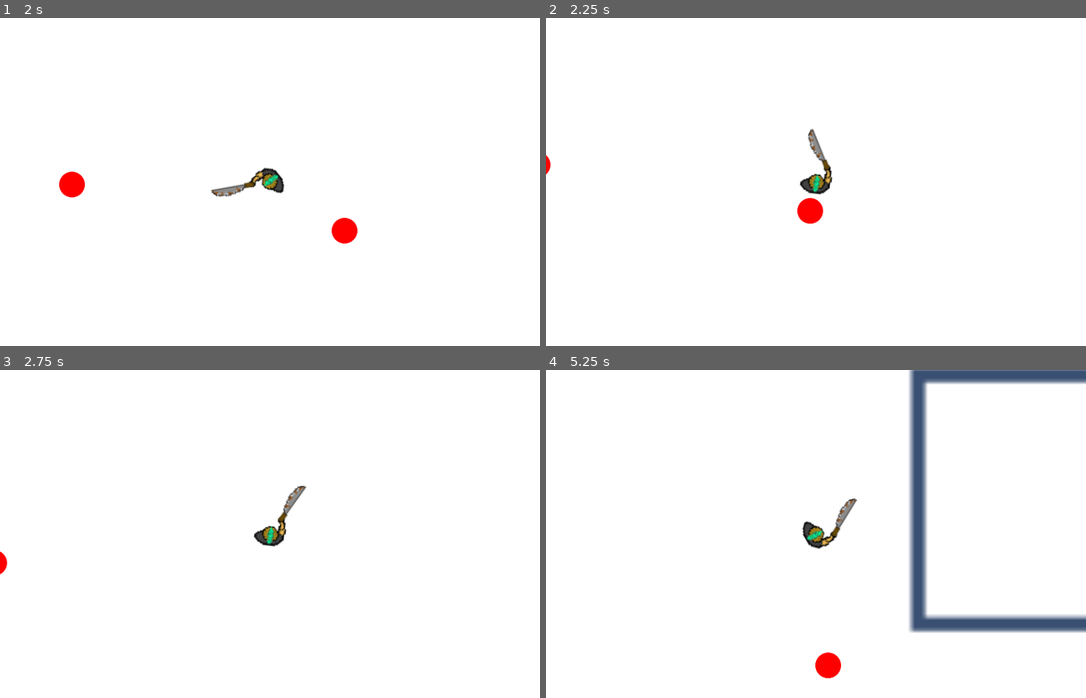
Above: before the commit, frames 1-4 (two rows, left to right).
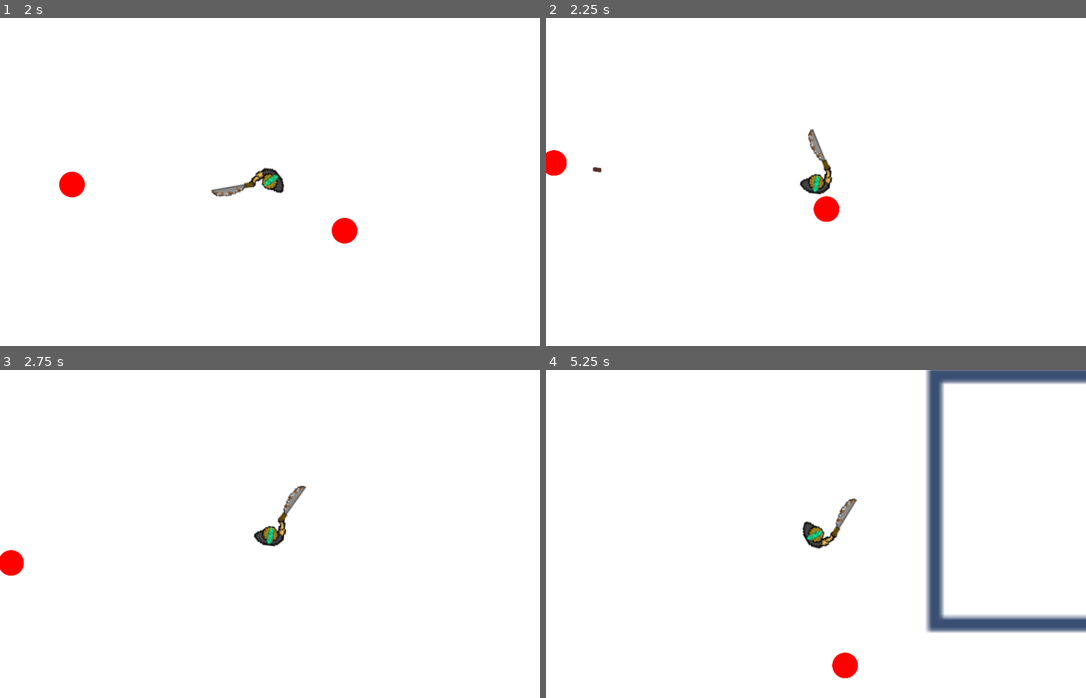
Above: after the commit, the same moments.

Repository: Phantonia/gamejam-2022
Game: Godot game, scene res://game.tscn
Same seed, same stepped clock (60 frames per second), same inputs: the game is played once before the commit and once after it.
Inputs (mouse positions are in pixels of both pictures, inside the frame that each line leads up to):
- Up to frame 1 (2 s): tap Enter at 0.5 s; move the mouse to (388, 165) at 0.52 s; hold D 0.53-1.28 s; click (388, 165) at 0.67 s; move the mouse to (162, 198) at 1.27 s; hold S from 1.28 s (still down); click (162, 198) at 1.42 s
- Up to frame 2 (2.25 s): move the mouse to (870, 109) at 2.02 s; release S at 2.03 s; hold D from 2.03 s (still down); click (870, 109) at 2.17 s
- Up to frame 3 (2.75 s): keep holding D
- Up to frame 4 (5.25 s): move the mouse to (789, 599) at 2.77 s; release D at 2.78 s; hold W 2.78-3.53 s; click (789, 599) at 2.92 s; move the mouse to (978, 583) at 3.52 s; hold A 3.53-5.03 s; click (978, 583) at 3.67 s; tap Space at 4.25 s; move the mouse to (654, 484) at 4.27 s; click (654, 484) at 4.42 s; move the mouse to (843, 534) at 5.02 s; hold S from 5.03 s (still down); click (843, 534) at 5.17 s

Frame 1 is identical in both runs. In frame 2, 0.7% of the frame differs, in the area x 0-55%, y 40-63%; in frame 3, 0.3%; in frame 4, 5.5%, in the area x 49-74%, y 0-95%.

Commit message:
Nazis fire bullets that can hurt the PC

Diff:
--- /dev/null
+++ b/bullet.gd
@@ -0,0 +1,23 @@
+extends KinematicBody2D
+
+
+# Declare member variables here. Examples:
+# var a = 2
+# var b = "text"
+
+var speed = 1
+var velocity = Vector2.ZERO
+
+
+# Called when the node enters the scene tree for the first time.
+func _ready():
+	pass
+
+func _physics_process(delta):
+	move_and_collide(velocity)
+
+func launch(startPos: Vector2, direction: Vector2):
+	position = startPos
+	var angle = Vector2(1, 0).angle_to(direction)
+	rotation = angle + PI/2 # if we use a proper sprite remove PI/2
+	velocity = direction.normalized() * speed
--- /dev/null
+++ b/bullet.tscn
@@ -0,0 +1,18 @@
+[gd_scene load_steps=4 format=2]
+
+[ext_resource path="res://assets/temp/bullet.png" type="Texture" id=1]
+[ext_resource path="res://bullet.gd" type="Script" id=2]
+
+[sub_resource type="CapsuleShape2D" id=1]
+radius = 2.0
+height = 4.0
+
+[node name="bullet" type="KinematicBody2D" groups=["Bullet"]]
+script = ExtResource( 2 )
+
+[node name="Bullet" type="Sprite" parent="."]
+scale = Vector2( 0.2, 0.2 )
+texture = ExtResource( 1 )
+
+[node name="CollisionShape2D" type="CollisionShape2D" parent="."]
+shape = SubResource( 1 )
--- /dev/null
+++ b/game.gd
@@ -0,0 +1,16 @@
+extends Node2D
+
+
+# Declare member variables here. Examples:
+# var a = 2
+# var b = "text"
+
+
+# Called when the node enters the scene tree for the first time.
+func _ready():
+	randomize()
+
+
+# Called every frame. 'delta' is the elapsed time since the previous frame.
+#func _process(delta):
+#	pass
--- a/game.tscn
+++ b/game.tscn
@@ -1,8 +1,9 @@
-[gd_scene load_steps=13 format=2]
+[gd_scene load_steps=14 format=2]
 
 [ext_resource path="res://assets/temp/Map.png" type="Texture" id=1]
 [ext_resource path="res://player.tscn" type="PackedScene" id=2]
 [ext_resource path="res://nazi.tscn" type="PackedScene" id=3]
+[ext_resource path="res://game.gd" type="Script" id=4]
 
 [sub_resource type="RectangleShape2D" id=1]
 extents = Vector2( 835, 126 )
@@ -32,111 +33,112 @@
 extents = Vector2( 209.141, 86.9342 )
 
 [node name="game" type="Node2D"]
+script = ExtResource( 4 )
 
 [node name="Map" type="Sprite" parent="."]
 position = Vector2( 1080, 1221 )
 scale = Vector2( 2.554, 2.554 )
 texture = ExtResource( 1 )
 
-[node name="Player" parent="." instance=ExtResource( 2 )]
+[node name="Player" parent="." groups=["Player"] instance=ExtResource( 2 )]
 
-[node name="StaticBody2D" type="StaticBody2D" parent="."]
+[node name="Buildings" type="StaticBody2D" parent="."]
 
-[node name="CollisionShape2D" type="CollisionShape2D" parent="StaticBody2D"]
+[node name="CollisionShape2D" type="CollisionShape2D" parent="Buildings"]
 position = Vector2( 2425, 548 )
 shape = SubResource( 1 )
 
-[node name="CollisionShape2D5" type="CollisionShape2D" parent="StaticBody2D"]
+[node name="CollisionShape2D5" type="CollisionShape2D" parent="Buildings"]
 position = Vector2( 3775.5, 519 )
 scale = Vector2( 12, 8 )
 shape = SubResource( 2 )
 
-[node name="CollisionShape2D3" type="CollisionShape2D" parent="StaticBody2D"]
+[node name="CollisionShape2D3" type="CollisionShape2D" parent="Buildings"]
 position = Vector2( 1935.5, 1396.5 )
 scale = Vector2( 8, 10 )
 shape = SubResource( 3 )
 
-[node name="CollisionPolygon2D" type="CollisionPolygon2D" parent="StaticBody2D"]
+[node name="CollisionPolygon2D" type="CollisionPolygon2D" parent="Buildings"]
 polygon = PoolVector2Array( 888, 1836, 912, 1915, 1196, 1953, 1225, 2094, 1430, 2150, 1436, 2021, 1426, 1852, 1453, 1663, 1464, 1467, 1252, 1496, 1201, 1787, 917, 1775 )
 
-[node name="CollisionPolygon2D2" type="CollisionPolygon2D" parent="StaticBody2D"]
+[node name="CollisionPolygon2D2" type="CollisionPolygon2D" parent="Buildings"]
 polygon = PoolVector2Array( -591, 1037, -634, 1212, -385, 1274, -909, 3326, -1161, 3267, -1200, 3436, -468, 3613, -430, …(225 unchanged characters)…
 
-[node name="CollisionPolygon2D3" type="CollisionPolygon2D" parent="StaticBody2D"]
+[node name="CollisionPolygon2D3" type="CollisionPolygon2D" parent="Buildings"]
 polygon = PoolVector2Array( 654, 3342, 736, 3342, 736, 3474, 538, 3477, 539, 3048, 922, 3048, 921, 3262, 811, 3261, 811, 3179, 654, 3180 )
 
-[node name="CollisionPolygon2D4" type="CollisionPolygon2D" parent="StaticBody2D"]
+[node name="CollisionPolygon2D4" type="CollisionPolygon2D" parent="Buildings"]
 position = Vector2( 405, -570 )
 polygon = PoolVector2Array( 654, 3342, 736, 3342, 736, 3474, 538, 3477, 539, 3048, 922, 3048, 921, 3262, 811, 3261, 811, 3179, 749.72, 3179.39, 654, 3180 )
 
-[node name="CollisionPolygon2D5" type="CollisionPolygon2D" parent="StaticBody2D"]
+[node name="CollisionPolygon2D5" type="CollisionPolygon2D" parent="Buildings"]
 position = Vector2( 1730, -859 )
 polygon = PoolVector2Array( 654, 3342, 736, 3342, 736, 3474, 538, 3477, 539, 3048, 922, 3048, 921, 3262, 811, 3261, 811, 3179, 749.72, 3179.39, 654, 3180 )
 
-[node name="CollisionPolygon2D6" type="CollisionPolygon2D" parent="StaticBody2D"]
+[node name="CollisionPolygon2D6" type="CollisionPolygon2D" parent="Buildings"]
 position = Vector2( 6309, 1539 )
 rotation = 1.5708
 polygon = PoolVector2Array( 654, 3342, 736, 3342, 736, 3474, 538, 3477, 539, 3048, 922, 3048, 921, 3262, 811, 3261, 811, 3179, 749.72, 3179.39, 654, 3180 )
 
-[node name="CollisionPolygon2D7" type="CollisionPolygon2D" parent="StaticBody2D"]
+[node name="CollisionPolygon2D7" type="CollisionPolygon2D" parent="Buildings"]
 position = Vector2( 5270, 2426 )
 rotation = 1.5708
 polygon = PoolVector2Array( 654, 3342, 736, 3342, 736, 3474, 538, 3477, 539, 3048, 922, 3048, 921, 3262, 811, 3261, 811, 3179, 749.72, 3179.39, 654, 3180 )
 
-[node name="CollisionPolygon2D8" type="CollisionPolygon2D" parent="StaticBody2D"]
+[node name="CollisionPolygon2D8" type="CollisionPolygon2D" parent="Buildings"]
 position = Vector2( 4940, 1849 )
 rotation = 1.5708
 polygon = PoolVector2Array( 654, 3342, 736, 3342, 736, 3474, 538, 3477, 539, 3048, 922, 3048, 921, 3262, 811, 3261, 811, 3179, 749.72, 3179.39, 654, 3180 )
 
-[node name="CollisionPolygon2D9" type="CollisionPolygon2D" parent="StaticBody2D"]
+[node name="CollisionPolygon2D9" type="CollisionPolygon2D" parent="Buildings"]
 position = Vector2( 1865, 6668 )
 rotation = 3.14159
 polygon = PoolVector2Array( 654, 3342, 736, 3342, 736, 3474, 538, 3477, 539, 3048, 922, 3048, 921, 3262, 811, 3261, 811, 3179, 749.72, 3179.39, 654, 3180 )
 
-[node name="CollisionPolygon2D10" type="CollisionPolygon2D" parent="StaticBody2D"]
+[node name="CollisionPolygon2D10" type="CollisionPolygon2D" parent="Buildings"]
 position = Vector2( 3407, 6042 )
 rotation = 3.14159
 polygon = PoolVector2Array( 654, 3342, 736, 3342, 736, 3474, 538, 3477, 539, 3048, 922, 3048, 921, 3262, 811, 3261, 811, 3179, 749.72, 3179.39, 654, 3180 )
 
-[node name="CollisionPolygon2D11" type="CollisionPolygon2D" parent="StaticBody2D"]
+[node name="CollisionPolygon2D11" type="CollisionPolygon2D" parent="Buildings"]
 position = Vector2( -1545, 4160 )
 rotation = 4.71239
 polygon = PoolVector2Array( 654, 3342, 736, 3342, 736, 3474, 538, 3477, 539, 3048, 922, 3048, 921, 3262, 811, 3261, 811, 3179, 749.72, 3179.39, 654, 3180 )
 
-[node name="CollisionPolygon2D12" type="CollisionPolygon2D" parent="StaticBody2D"]
+[node name="CollisionPolygon2D12" type="CollisionPolygon2D" parent="Buildings"]
 polygon = PoolVector2Array( 2709, 1380, 2715, 1721, 3236, 1720, 3235, 1542, 3546, 1539, 3551, 1695, 3871, 1695, 3866, 1347, 3548, 1351, 3548, 1194, 3191, 1199, 3195, 1374 )
 
-[node name="CollisionShape2D2" type="CollisionShape2D" parent="StaticBody2D"]
+[node name="CollisionShape2D2" type="CollisionShape2D" parent="Buildings"]
 position = Vector2( 454, 1011.5 )
 shape = SubResource( 4 )
 
-[node name="CollisionShape2D4" type="CollisionShape2D" parent="StaticBody2D"]
+[node name="CollisionShape2D4" type="CollisionShape2D" parent="Buildings"]
 position = Vector2( 1085, 1108.5 )
 shape = SubResource( 5 )
 
-[node name="CollisionShape2D6" type="CollisionShape2D" parent="StaticBody2D"]
+[node name="CollisionShape2D6" type="CollisionShape2D" parent="Buildings"]
 position = Vector2( 1042.5, 1481.5 )
 shape = SubResource( 6 )
 
-[node name="CollisionShape2D7" type="CollisionShape2D" parent="StaticBody2D"]
+[node name="CollisionShape2D7" type="CollisionShape2D" parent="Buildings"]
 position = Vector2( -2761.22, 2668.46 )
 rotation = -0.0610865
 shape = SubResource( 7 )
 
-[node name="CollisionShape2D8" type="CollisionShape2D" parent="StaticBody2D"]
+[node name="CollisionShape2D8" type="CollisionShape2D" parent="Buildings"]
 position = Vector2( -2792.85, 3100.02 )
 rotation = -0.0610865
 shape = SubResource( 8 )
 
-[node name="CollisionShape2D9" type="CollisionShape2D" parent="StaticBody2D"]
+[node name="CollisionShape2D9" type="CollisionShape2D" parent="Buildings"]
 position = Vector2( -2898.85, 3467.11 )
 rotation = -0.0610865
 shape = SubResource( 9 )
 
-[node name="CollisionPolygon2D13" type="CollisionPolygon2D" parent="StaticBody2D"]
+[node name="CollisionPolygon2D13" type="CollisionPolygon2D" parent="Buildings"]
 polygon = PoolVector2Array( -3238, 2897, -3232, 3007, -3035, 2995, -3021, 3210, -3217, 3222, -3212, 3331, -2904, 3311, -2931, 2879 )
 
-[node name="CollisionPolygon2D14" type="CollisionPolygon2D" parent="StaticBody2D"]
+[node name="CollisionPolygon2D14" type="CollisionPolygon2D" parent="Buildings"]
 polygon = PoolVector2Array( 4102, 1619, 4096, 1390, 4392, 1092, 4512, 960, 4568, 876, 4584, 822, 4578, 784, 4556, 754,  …(200 unchanged characters)…
 
 [node name="nazi4" parent="." groups=["Nazi"] instance=ExtResource( 3 )]
--- a/nazi.gd
+++ b/nazi.gd
@@ -2,7 +2,8 @@
 
 
 var hp = 3
-
+var shoots = false
+var player = null
 
 # Called when the node enters the scene tree for the first time.
 func _ready():
@@ -17,3 +18,38 @@
 
 func die():
 	get_parent().remove_child(self)
+
+func start_shooting(player):
+	shoots = true
+	self.player = player
+	$Timer.start()
+
+func stop_shooting():
+	shoots = false
+	player = null
+	$Timer.stop()
+
+func _on_Radius_body_entered(body):
+	if body.is_in_group("Player"):
+		start_shooting(body)
+
+
+func _on_Radius_body_exited(body):
+	if body.is_in_group("Player"):
+		stop_shooting()
+
+
+func _on_Timer_timeout():
+	var bulletScene = load("res://bullet.tscn")
+	var bullet = bulletScene.instance()
+	var dir = position.direction_to(player.position)
+	var randomAngle = randf() * PI / 12 - PI / 24
+	dir = dir.rotated(randomAngle)
+	bullet.launch(position + 20 * dir, dir)
+	get_parent().add_child(bullet)
+
+
+func _on_HitBox_body_entered(body):
+	if body.is_in_group("Bullet") and body != self:
+		print("destroy bullet")
+		body.queue_free()
--- a/nazi.tscn
+++ b/nazi.tscn
@@ -1,10 +1,16 @@
-[gd_scene load_steps=4 format=2]
+[gd_scene load_steps=6 format=2]
 
 [ext_resource path="res://assets/temp/Player.png" type="Texture" id=1]
 [ext_resource path="res://nazi.gd" type="Script" id=2]
 
 [sub_resource type="CircleShape2D" id=1]
 radius = 50.1597
+
+[sub_resource type="CircleShape2D" id=2]
+radius = 2608.66
+
+[sub_resource type="CircleShape2D" id=3]
+radius = 65.9697
 
 [node name="nazi" type="KinematicBody2D"]
 script = ExtResource( 2 )
@@ -14,3 +20,21 @@
 
 [node name="CollisionShape2D" type="CollisionShape2D" parent="."]
 shape = SubResource( 1 )
+
+[node name="Radius" type="Area2D" parent="."]
+
+[node name="CollisionShape2D" type="CollisionShape2D" parent="Radius"]
+shape = SubResource( 2 )
+
+[node name="Timer" type="Timer" parent="."]
+wait_time = 2.0
+
+[node name="HitBox" type="Area2D" parent="."]
+
+[node name="CollisionShape2D" type="CollisionShape2D" parent="HitBox"]
+shape = SubResource( 3 )
+
+[connection signal="body_entered" from="Radius" to="." method="_on_Radius_body_entered"]
+[connection signal="body_exited" from="Radius" to="." method="_on_Radius_body_exited"]
+[connection signal="timeout" from="Timer" to="." method="_on_Timer_timeout"]
+[connection signal="body_entered" from="HitBox" to="." method="_on_HitBox_body_entered"]
--- a/player.gd
+++ b/player.gd
@@ -7,6 +7,8 @@
 var movementInput = Vector2(0, 0)
 
 var naziInRange = null
+
+var hp = 10
 
 # Called when the node enters the scene tree for the first time.
 func _ready():
@@ -20,6 +22,9 @@
 
 # Called every frame. 'delta' is the elapsed time since the previous frame.
 func _process(delta):
+	if hp <= 0:
+		print("DEAD")
+
 	movementInput = Vector2(0, 0)
 
 	if Input.is_key_pressed(KEY_A):
@@ -45,7 +50,6 @@
 	yield(get_tree().create_timer(.1), "timeout")
 	$WeaponAttachment.rotation = 0
 	if (naziInRange != null):
-		print("Attack Nazi")
 		naziInRange.get_hit()
 
 func _physics_process(delta):
@@ -62,3 +66,13 @@
 
 func is_nazi(body):
 	return body.is_in_group("Nazi")
+
+func get_hit():
+	print("damage")
+	hp -= 1
+
+
+func _on_HitBox_body_entered(body):
+	if body.is_in_group("Bullet"):
+		get_hit()
+		body.queue_free()
--- a/player.tscn
+++ b/player.tscn
@@ -6,6 +6,9 @@
 
 [sub_resource type="CircleShape2D" id=1]
 radius = 12.0416
+
+[sub_resource type="CircleShape2D" id=2]
+radius = 15.1327
 
 [node name="KinematicBody2D" type="KinematicBody2D"]
 script = ExtResource( 2 )
@@ -32,5 +35,13 @@
 current = true
 zoom = Vector2( 0.5, 0.5 )
 
+[node name="HitBox" type="Area2D" parent="."]
+
+[node name="CollisionShape2D" type="CollisionShape2D" parent="HitBox"]
+position = Vector2( 0, 1 )
+rotation = 1.5708
+shape = SubResource( 2 )
+
 [connection signal="body_entered" from="WeaponAttachment" to="." method="_on_WeaponAttachment_body_entered"]
 [connection signal="body_exited" from="WeaponAttachment" to="." method="_on_WeaponAttachment_body_exited"]
+[connection signal="body_entered" from="HitBox" to="." method="_on_HitBox_body_entered"]
Binary file added: assets/temp/bullet.png
Not shown: 1 places in player.tscn that only renumber resources
